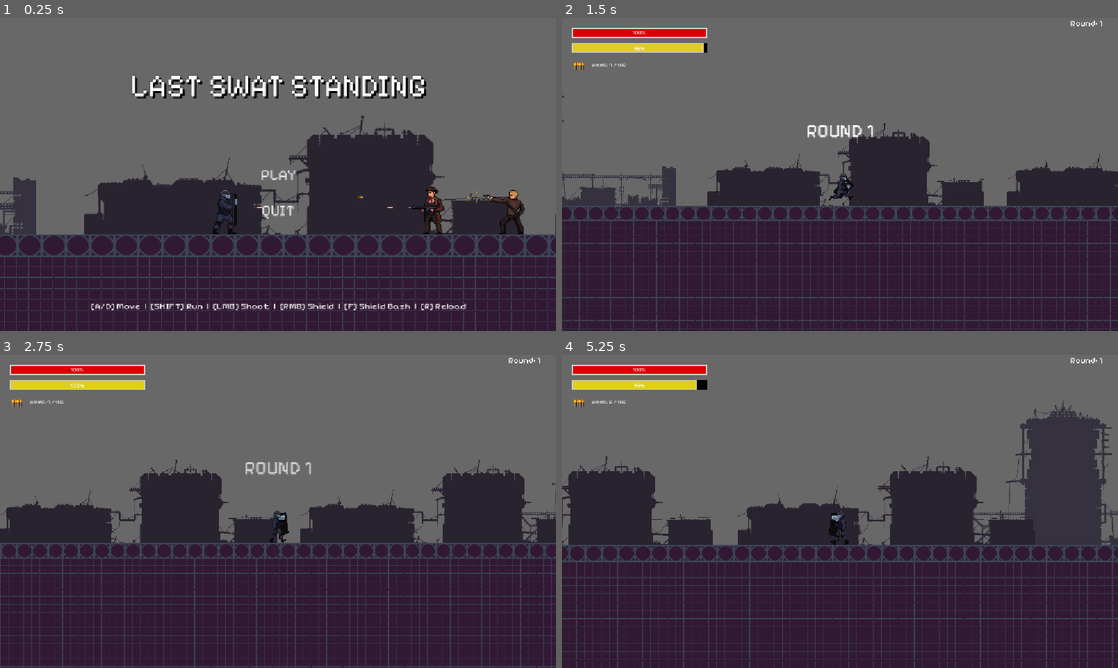
Above: before the commit, frames 1-4 (two rows, left to right).
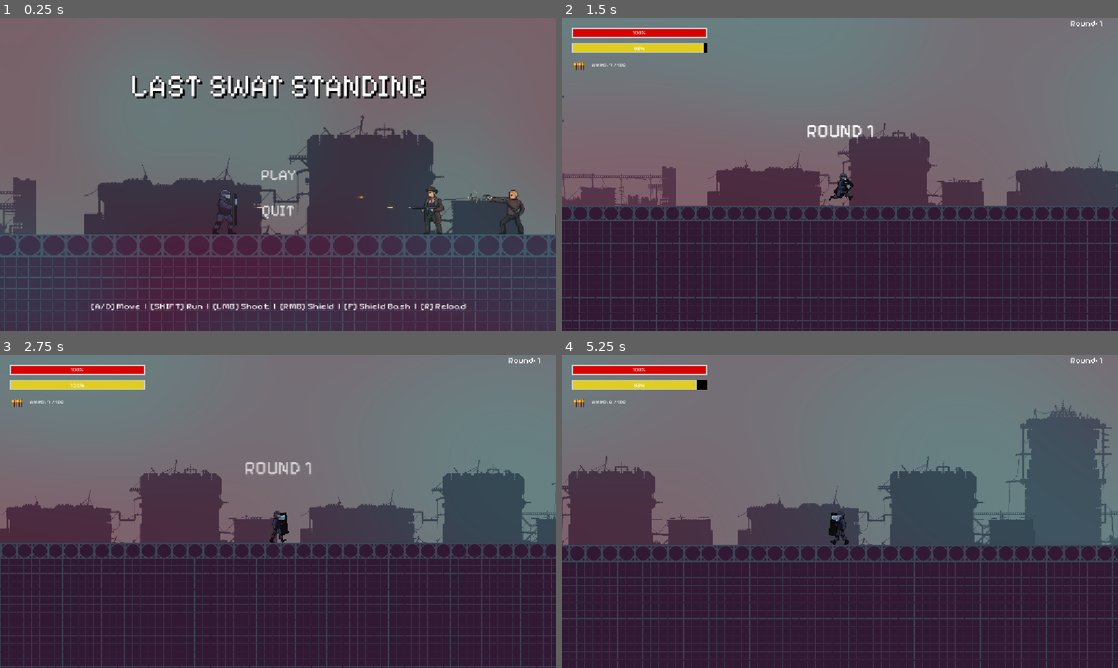
Above: after the commit, the same moments.

Repository: naufal-ramadhan/IndividualGameDev
Game: Godot game, scene res://menus/main_menu/main_menu.tscn
The game is run twice, just before and just after one commit, with the same random seed, the same clock (stepped at 60 frames per second) and the same inputs.
Inputs (mouse positions are in pixels of both pictures, inside the frame that each line leads up to):
- Up to frame 1 (0.25 s): no input
- Up to frame 2 (1.5 s): click "PLAY" at 0.5 s; move the mouse to (962, 158) at 1.27 s; hold D (move_right) from 1.28 s (still down); hold Shift (run) from 1.28 s (still down)
- Up to frame 3 (2.75 s): keep holding D (move_right); move the mouse to (166, 527) at 2.02 s; release Shift (run) at 2.03 s; right-click (166, 527) at 2.1 s
- Up to frame 4 (5.25 s): move the mouse to (895, 442) at 2.77 s; release D (move_right) at 2.78 s; hold A (move_left) 2.78-3.53 s; tap F (shield_bash) at 2.85 s; move the mouse to (812, 574) at 3.52 s; hold D (move_right) 3.53-5.03 s; click (812, 574) at 3.6 s; move the mouse to (1006, 558) at 4.27 s; hold Shift (run) 4.28-5.03 s; move the mouse to (673, 464) at 5.02 s; hold A (move_left) from 5.03 s (still down); right-click (673, 464) at 5.1 s

The runs differ from the first frame. In frame 1, 6.1% of the frame differs, in the area x 0-100%, y 53-94%; in frame 2, 10%; in frame 3, 16%; in frame 4, 22%, in the area x 0-100%, y 14-61%.

Commit message:
feat: add overlay illumination in main menu and level 1.

Diff:
--- a/levels/Level1.tscn
+++ b/levels/Level1.tscn
@@ -10,10 +10,10 @@
 [ext_resource type="Texture2D" uid="uid://77qu4cwhhboi" path="res://assets/environment/2 Background/Night/5.png" id="6_vcl05"]
 [ext_resource type="PackedScene" uid="uid://ms6hv5lpcwlq" path="res://spawner/enemy_spawner.tscn" id="10_vcl05"]
 [ext_resource type="PackedScene" uid="uid://dh7jy6e67crmg" path="res://characters/enemies/gangster_shooter/GangsterShooter.tscn" id="11_j4pg1"]
-[ext_resource type="PackedScene" uid="uid://kxyo8x5ol3ao" path="res://characters/enemies/gangster_melee/GangsterMelee.tscn" id="12_nu2w0"]
 [ext_resource type="PackedScene" uid="uid://bpoadddwcgoij" path="res://characters/enemies/gangster_shooter/GangsterPistol.tscn" id="13_rv5to"]
-[ext_resource type="PackedScene" path="res://characters/enemies/gangster_charger/GangsterCharger.tscn" id="15_chrg1"]
 [ext_resource type="AudioStream" uid="uid://5xspe6djbu3x" path="res://assets/BGM/BGM.mp3" id="14_nu2w0"]
+[ext_resource type="PackedScene" uid="uid://kxyo8x5ol3ao" path="res://characters/enemies/gangster_charger/GangsterCharger.tscn" id="15_chrg1"]
+[ext_resource type="Texture2D" uid="uid://c1xs2ugf200c7" path="res://assets/environment/2 Background/Overlay_illumination.png" id="16_lite"]
 [ext_resource type="PackedScene" uid="uid://bbrjuwa1m21uu" path="res://characters/player/Player.tscn" id="101_vkckm"]
 
 [sub_resource type="TileSetAtlasSource" id="TileSetAtlasSource_vcl05"]
@@ -75,6 +75,12 @@
 tile_map_data = PackedByteArray("AAD//xwACQAAAAAAAADg/xwACwAAAAAAAAAnABwACwAAAAAAAABOABwACwAAAAAAAABmABwACQAAAAAAAAA=")
 tile_set = SubResource("TileSet_j4mar")
 
+[node name="IlluminationOverlay" type="Sprite2D" parent="." unique_id=445701120]
+modulate = Color(1, 1, 1, 0.2)
+position = Vector2(561, 325)
+scale = Vector2(1.5144444, 1)
+texture = ExtResource("16_lite")
+
 [node name="TileLayer" type="TileMapLayer" parent="." unique_id=540591416]
 tile_map_data = PackedByteArray("AAAAABMABgAAAAAAAAABABMABgAAAAAAAAACABMABgAAAAAAAAADABMABgAAAAAAAAAEABMABgAAAAAAAAAFAB …(13520 unchanged characters)…
 tile_set = SubResource("TileSet_1bxb8")
@@ -100,7 +106,7 @@
 shape = SubResource("RectangleShape2D_lbu4x")
 
 [node name="EnemySpawner" parent="." unique_id=13670902 instance=ExtResource("10_vcl05")]
-list_musuh = Array[PackedScene]([ExtResource("11_j4pg1"), ExtResource("12_nu2w0"), ExtResource("13_rv5to"), ExtResource("15_chrg1")])
+list_musuh = Array[PackedScene]([ExtResource("11_j4pg1"), ExtResource("15_chrg1"), ExtResource("13_rv5to"), ExtResource("15_chrg1")])
 
 [node name="SpawnKiri" type="Marker2D" parent="EnemySpawner" unique_id=212379002]
 position = Vector2(-636, 572)
--- a/menus/main_menu/main_menu.tscn
+++ b/menus/main_menu/main_menu.tscn
@@ -5,6 +5,7 @@
 [ext_resource type="FontFile" uid="uid://bql104ftcaiir" path="res://assets/fonts/PixelifySans-VariableFont_wght.ttf" id="2_ml8bw"]
 [ext_resource type="Texture2D" uid="uid://bysiby3sha3l6" path="res://assets/menu/MainMenu.png" id="3_vu5tu"]
 [ext_resource type="AudioStream" uid="uid://qc1p6ngu2n1u" path="res://assets/SFX/ButtonSFX.mp3" id="5_oic2i"]
+[ext_resource type="Texture2D" uid="uid://c1xs2ugf200c7" path="res://assets/environment/2 Background/Overlay_illumination.png" id="6_lite"]
 
 [sub_resource type="LabelSettings" id="LabelSettings_ml8bw"]
 font_size = 64
@@ -37,6 +38,19 @@
 grow_vertical = 2
 texture = ExtResource("3_vu5tu")
 expand_mode = 1
+
+[node name="IlluminationOverlay" type="TextureRect" parent="." unique_id=384502759]
+modulate = Color(1, 1, 1, 0.14)
+layout_mode = 1
+anchors_preset = 15
+anchor_right = 1.0
+anchor_bottom = 1.0
+grow_horizontal = 2
+grow_vertical = 2
+mouse_filter = 2
+texture = ExtResource("6_lite")
+expand_mode = 1
+stretch_mode = 6
 
 [node name="ColorRect" type="ColorRect" parent="." unique_id=104285822]
 visible = false
